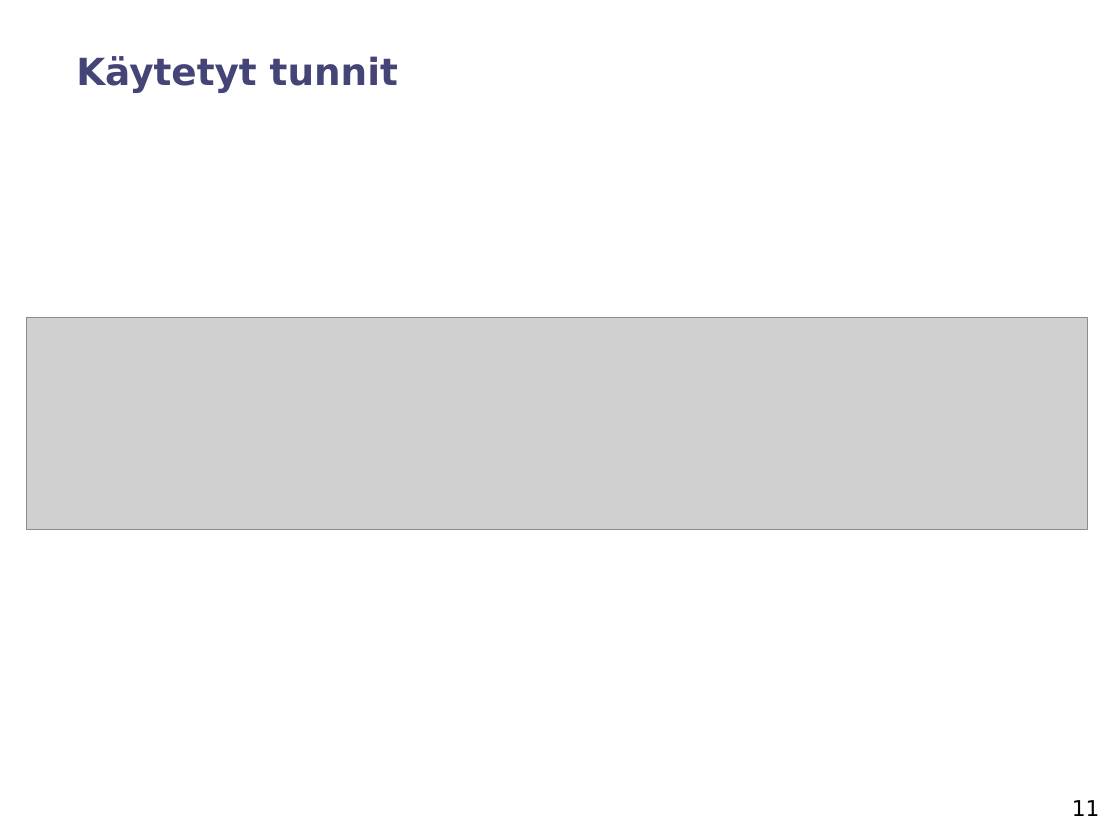
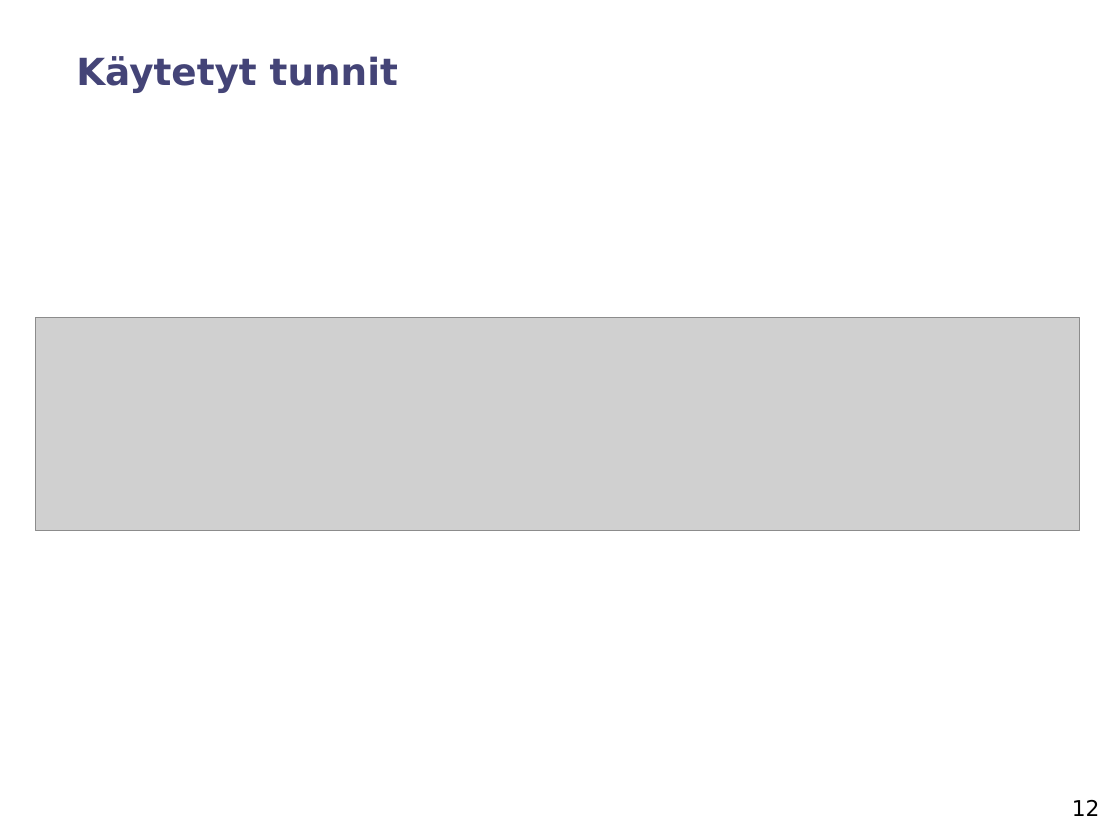
Before and after one commit to chaperweb/portfolio-visualiser, a slide deck: slide 12 of Documents/Review_2/project_review_team6.ppt (slide 11 before the commit). Drawn at 1120x840 pixels with LibreOffice and Linux fonts; fonts in the diff are those of the drawing; grey boxes stand for pictures. Boxes give left, top, right and bottom in pixels: in the first picture for what was removed or moved away, otherwise in the second. Text is boxed around its words. In the diff, an @@ line names an element or a change of style, - is before the commit and + after.

```diff
--- a/Documents/Review_2/project_review_team6.ppt
+++ b/Documents/Review_2/project_review_team6.ppt
@@ picture: place and size @@
-picture at bbox=[27, 317, 1089, 529]
+picture at bbox=[35, 318, 1079, 531]
@@ page number at bbox=[1072, 800, 1100, 816]: text changed @@
-11
+12
```
Also in this commit, not shown: 1 other slide changed, 1 slide added.
